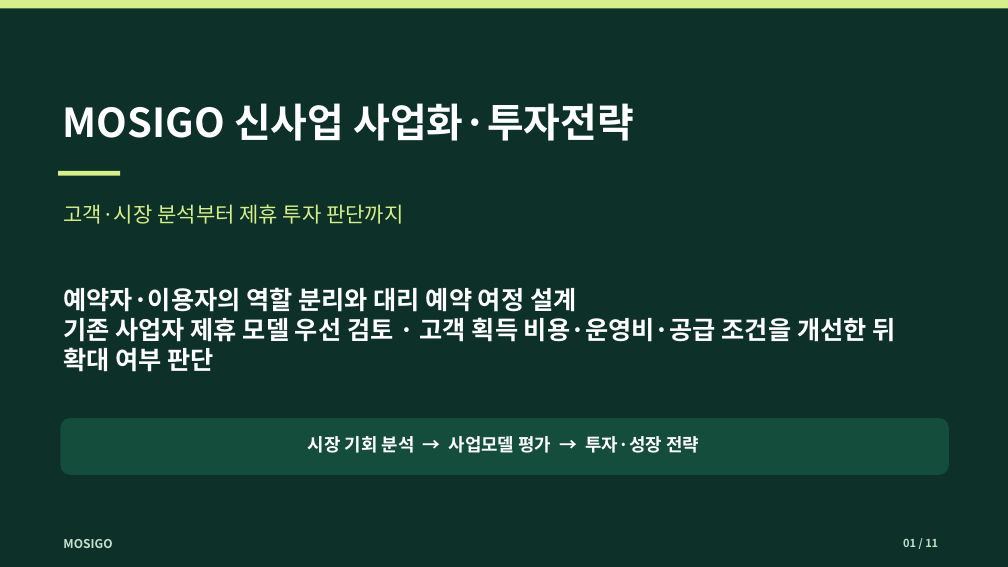
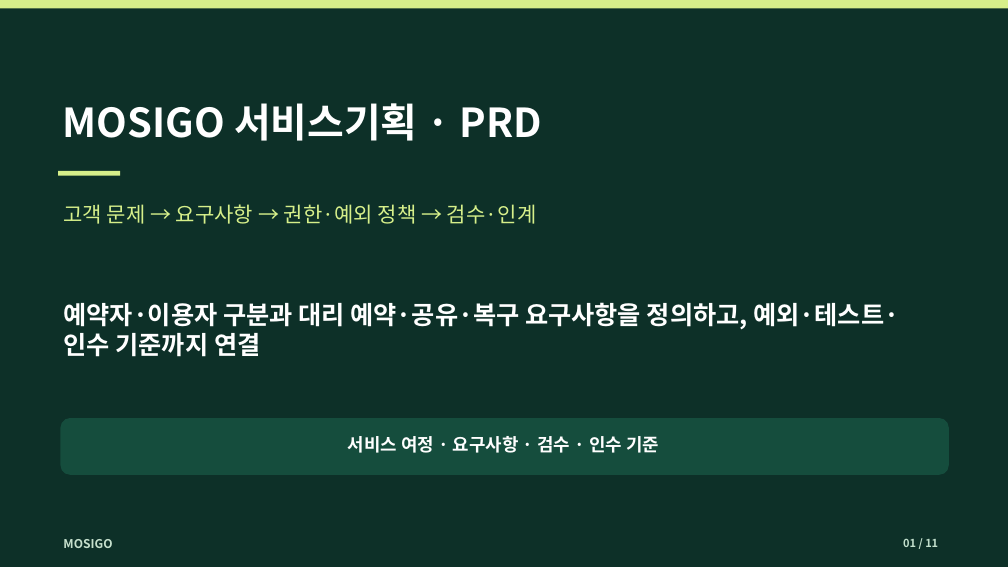
Before and after one commit to dohyunkimmm/mosigo-case-study, a slide deck: slide 1 of downloads/mosigo_report.pptx. Drawn at 1008x567 pixels with LibreOffice and Linux fonts; fonts in the diff are those of the drawing. Boxes give left, top, right and bottom in pixels: in the first picture for what was removed or moved away, otherwise in the second. Text is boxed around its words. In the diff, an @@ line names an element or a change of style, - is before the commit and + after.

```diff
--- a/downloads/mosigo_report.pptx
+++ b/downloads/mosigo_report.pptx
@@ text at (63, 103, 542, 141): text changed @@
-MOSIGO 신사업 사업화·투자전략
+MOSIGO 서비스기획 · PRD
@@ text at (63, 204, 536, 224): text changed @@
-고객·시장 분석부터 제휴 투자 판단까지
+고객 문제 → 요구사항 → 권한·예외 정책 → 검수·인계
@@ text at (63, 302, 899, 357): text changed @@
-예약자·이용자의 역할 분리와 대리 예약 여정 설계
-기존 사업자 제휴 모델 우선 검토 · 고객 획득 비용·운영비·공급 조건을 개선한 뒤 확대 여부 판단
+예약자·이용자 구분과 대리 예약·공유·복구 요구사항을 정의하고, 예외·테스트·인수 기준까지 연결
@@ text at (348, 436, 659, 453): text changed @@
-시장 기회 분석 → 사업모델 평가 → 투자·성장 전략
+서비스 여정 · 요구사항 · 검수 · 인수 기준
```
Also in this commit, not shown: 3 other slides changed, 9 other files.
